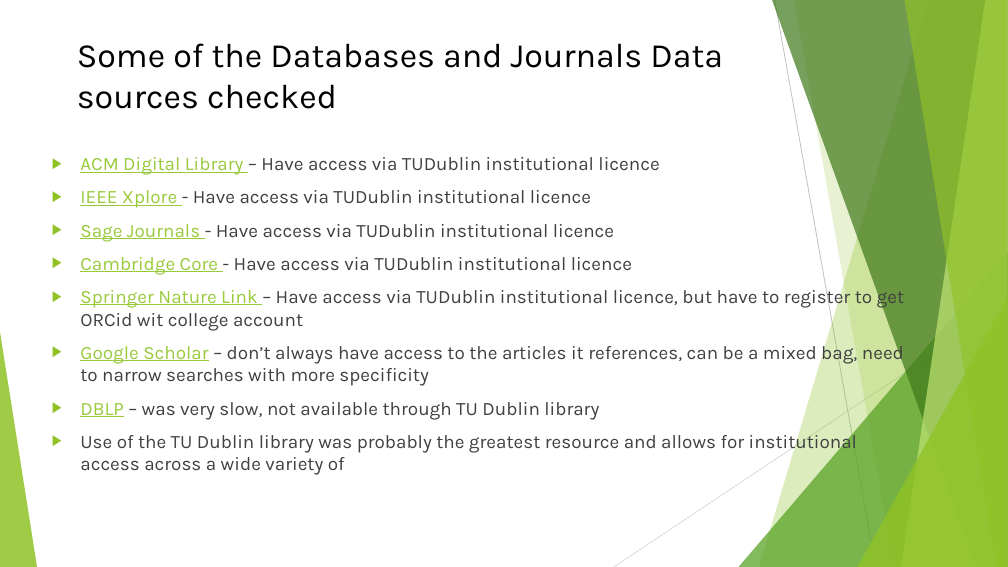
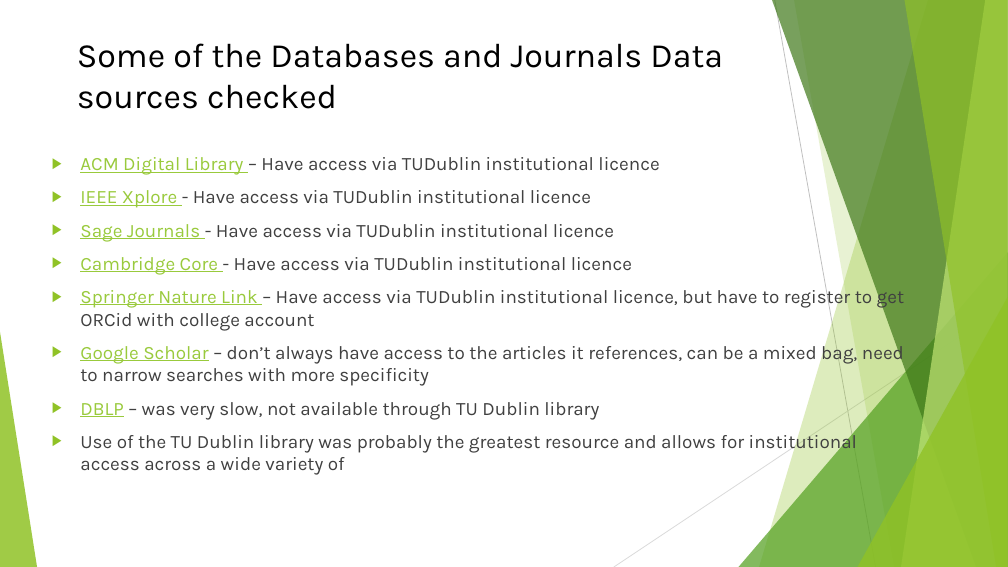
Before and after one commit to eamonnk/sci_res_lit_spec9997_john_sat, a slide deck: slide 2 of asgnmnts/assgmnt 1/final/spec9997_assgnmnt_1_eamonn_kelly_D24127620.pptx. Drawn at 1008x567 pixels with LibreOffice and Linux fonts; fonts in the diff are those of the drawing. Boxes give left, top, right and bottom in pixels: in the first picture for what was removed or moved away, otherwise in the second. Text is boxed around its words. In the diff, an @@ line names an element or a change of style, - is before the commit and + after.

```diff
--- a/asgnmnts/assgmnt 1/final/spec9997_assgnmnt_1_eamonn_kelly_D24127620.pptx
+++ b/asgnmnts/assgmnt 1/final/spec9997_assgnmnt_1_eamonn_kelly_D24127620.pptx
@@ text at bbox=[80, 286, 904, 331]: text changed @@
-▶ Springer Nature Link – Have access via TUDublin institutional licence, but have to register to get ORCid wit college account
+▶ Springer Nature Link – Have access via TUDublin institutional licence, but have to register to get ORCid with college account
```
Also in this commit, not shown: 17 other slides changed, 10 other files.
